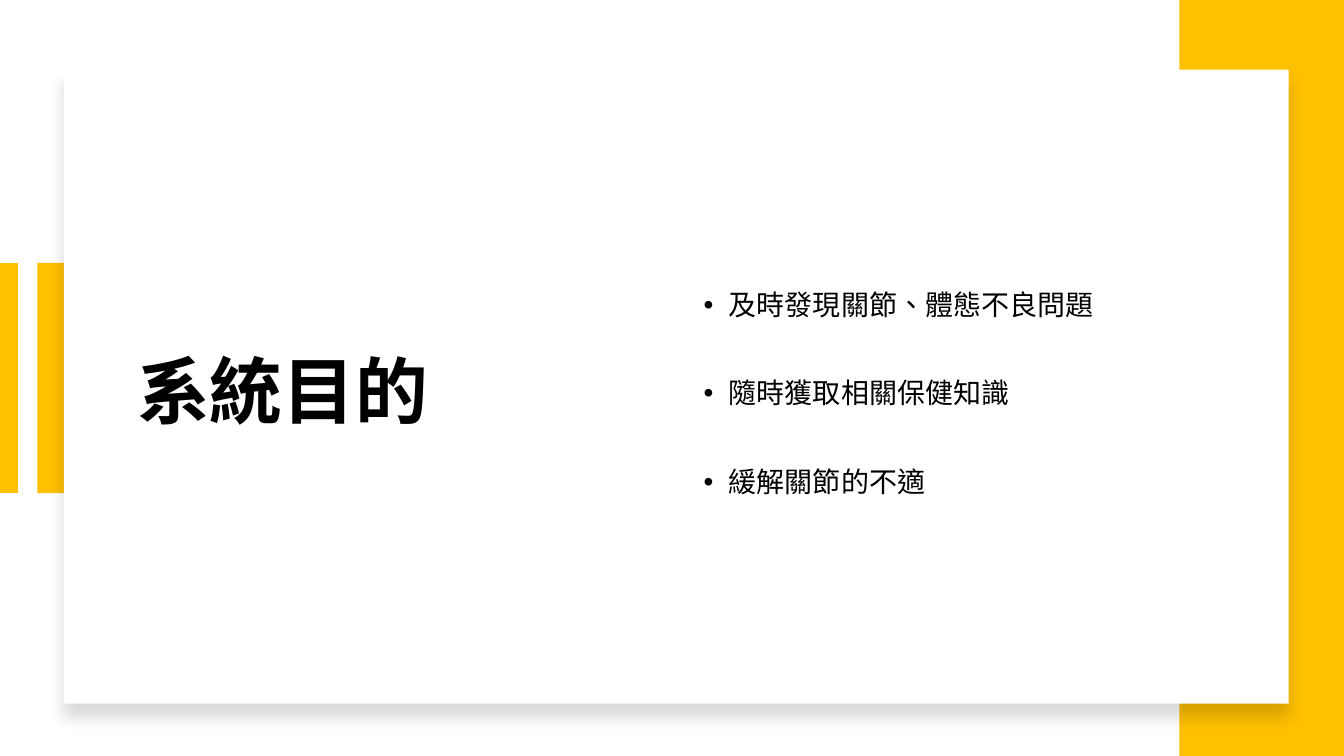
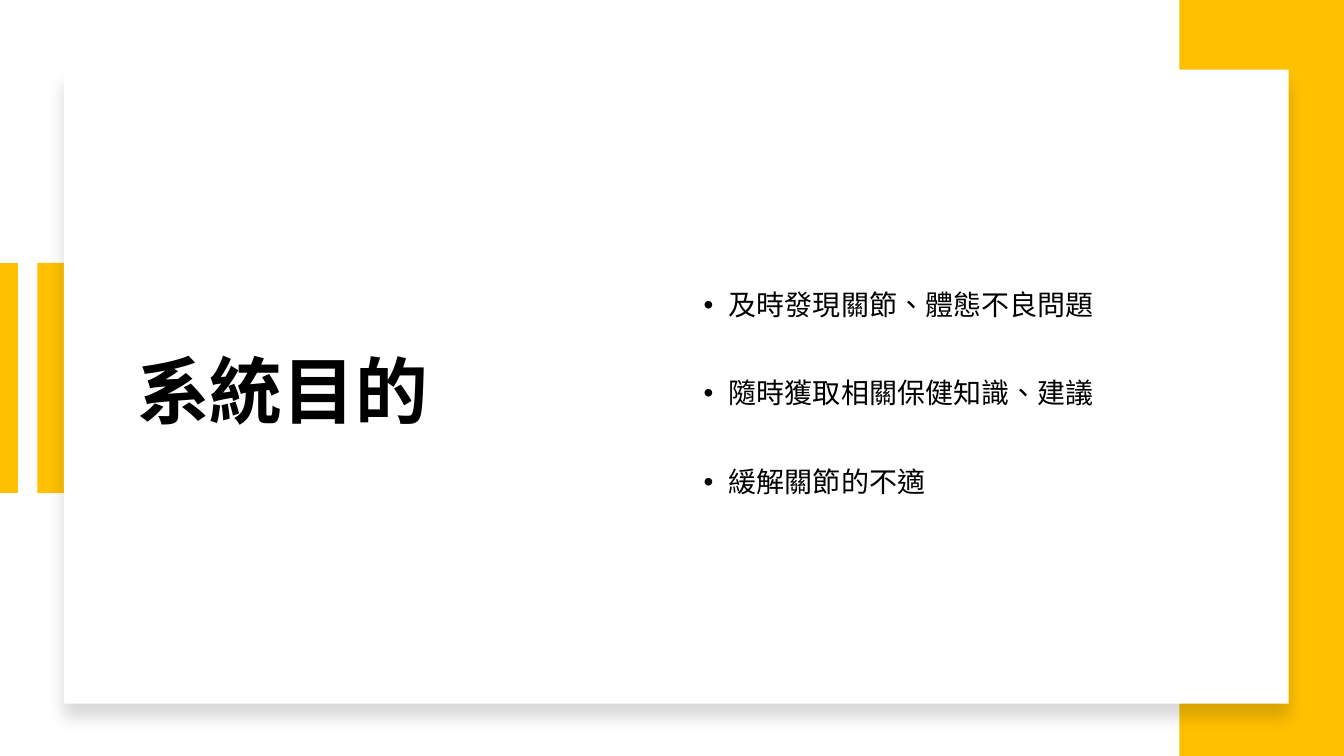
Before and after one commit to michaelchen1225/-, a slide deck: slide 10 of 整合/產品報告.pptx. Drawn at 1344x756 pixels with LibreOffice and Linux fonts; fonts in the diff are those of the drawing. Boxes give left, top, right and bottom in pixels: in the first picture for what was removed or moved away, otherwise in the second. Text is boxed around its words. In the diff, an @@ line names an element or a change of style, - is before the commit and + after.

```diff
--- a/整合/產品報告.pptx
+++ b/整合/產品報告.pptx
@@ text at <box>729,379,1094,406</box>: text changed @@
-• 隨時獲取相關保健知識
+• 隨時獲取相關保健知識、建議
```
Also in this commit, not shown: 4 other slides changed, 1 slide removed, 39 other files.
